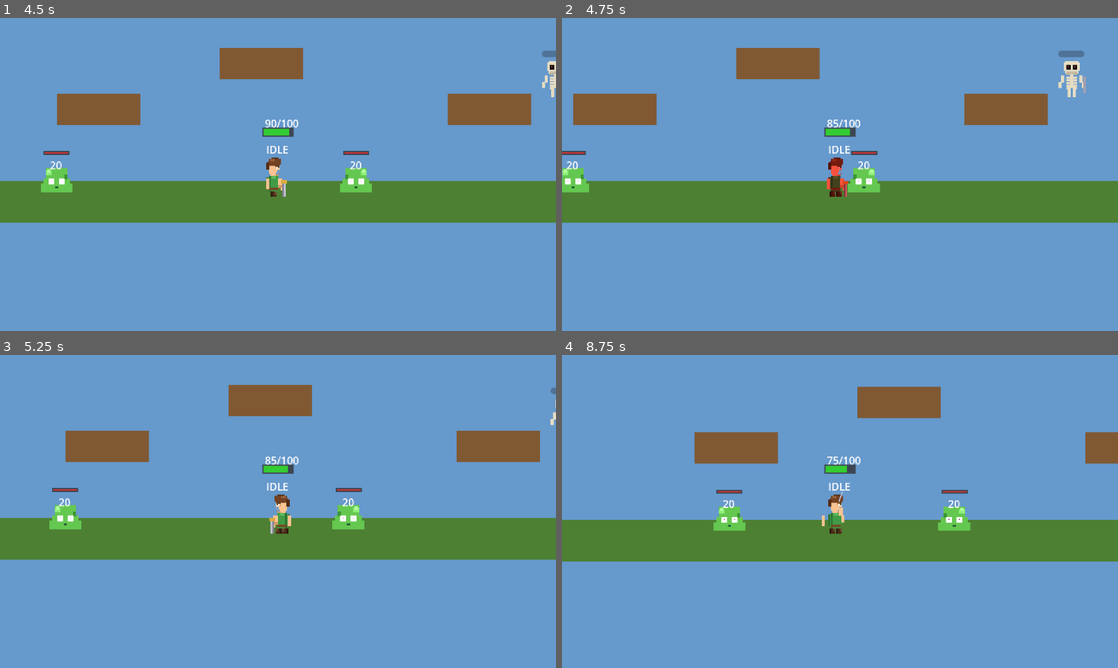
Above: before the commit, frames 1-4 (two rows, left to right).
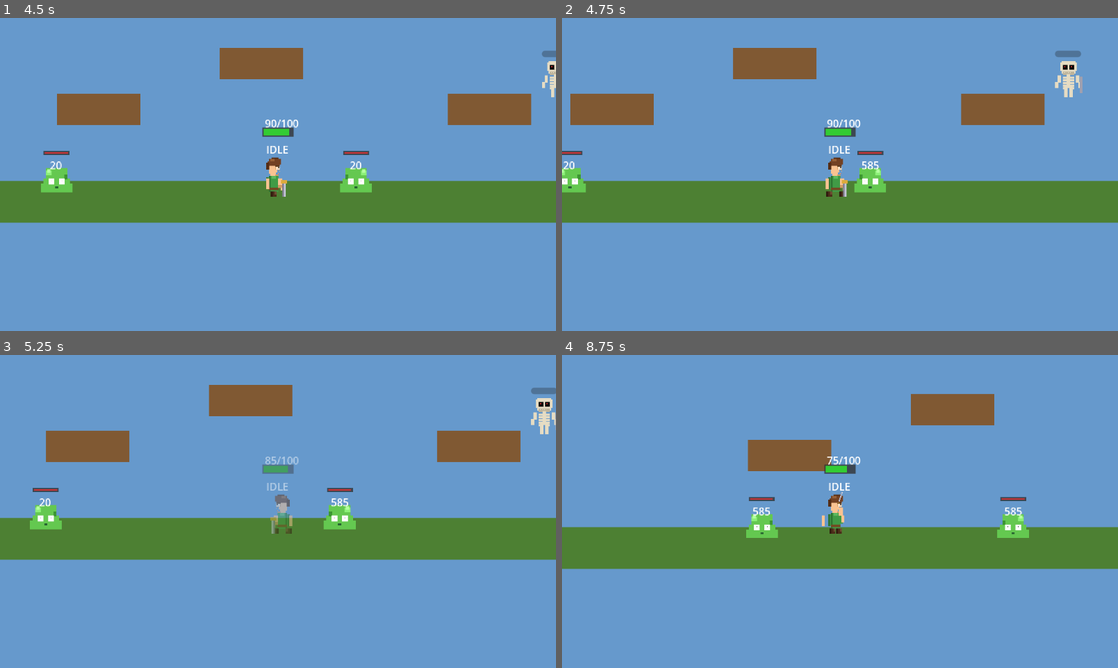
Above: after the commit, the same moments.

Repository: wenzy-tech/godot-adventure
Game: Godot game, scene res://Levels/TitleScreen.tscn
Two runs of this game, one before a commit and one after it. Both use one fixed random seed, a clock stepped at 60 frames per second and the inputs below.
Inputs:
- Up to frame 1 (4.5 s): click "▶ 开始游戏" at 0.5 s; tap Enter at 1.25 s; hold D 1.28-2.78 s; tap J at 1.35, 2.85, 4.35 s; tap W at 1.52, 2.27, 3.77 s; tap Shift at 2.1, 3.6 s; hold A 2.78-3.53 s; hold D from 3.53 s (still down)
- Up to frame 2 (4.75 s): keep holding D; tap W at 4.52 s
- Up to frame 3 (5.25 s): release D at 5.03 s; hold A from 5.03 s (still down); tap Shift at 5.1 s
- Up to frame 4 (8.75 s): tap W at 5.27, 6.77, 7.52, 8.27 s; release A at 5.78 s; hold D 5.78-6.53 s; tap J at 5.85, 7.35 s; hold A 6.53-8.03 s; tap Shift at 6.6, 8.1 s; hold D from 8.03 s (still down)

Frame 1 is identical in both runs. In frame 2, 1.7% of the frame differs, in the area x 0-95%, y 9-58%; in frame 3, 4.3%; in frame 4, 11%, in the area x 0-100%, y 10-69%.

Commit message:
Fix: adjust attack hitbox position based on facing direction

Diff:
--- a/Player/Player.gd
+++ b/Player/Player.gd
@@ -229,6 +229,12 @@
 		# 直接执行，不通过 cooldown
 		is_attacking = true
 		current_state = STATE_ATTACK
+
+		# 根据朝向调整攻击碰撞区域位置
+		var collision_shape = attack_hitbox.get_node("CollisionShape2D")
+		if collision_shape:
+			collision_shape.position.x = facing_direction * 50
+
 		attack_hitbox.monitoring = true
 		attack_hit_history.clear()
 		anim_player.play("attack")
